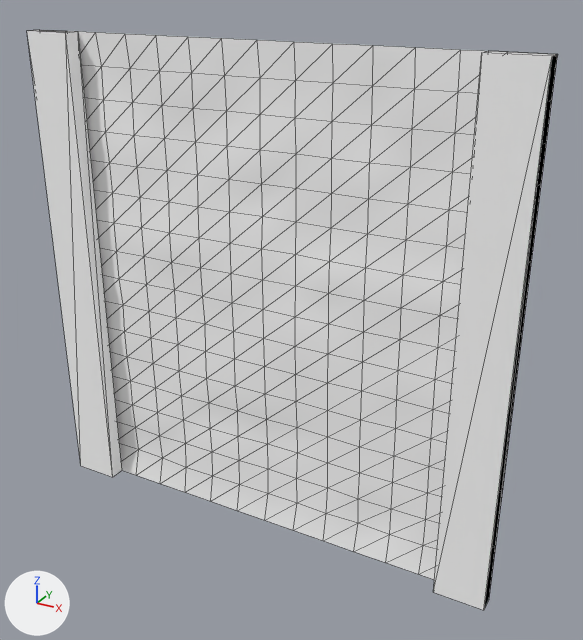
What one commit did to the glTF model assets/models/worn_wall_sandstone_block2_low.gltf.
Both versions are drawn from a 50 mm lens placed at (0.751, -1.244, 1.116), pointed at (0.057, 0.018, 0.485). Every picture has the same lights, and +X, +Y and +Z are marked at lower left. The picture after the commit comes second. Mesh edges are drawn as thin lines. Vertices at exactly the same position are counted once.
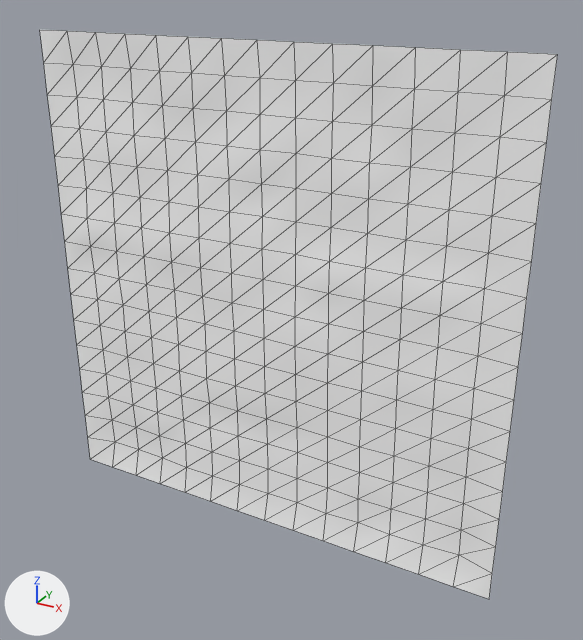
Changed parts and their boxes (x1, y1, x2, y2) in the pictures (583 x 640 px; the box of a moved part takes in the faces that stretch with it):
'Mesh_0', reshaped
    before: (27, 30, 558, 610)
    after: (40, 30, 558, 599)
part 1 of me_mesh_0, deleted
    before: (27, 30, 122, 477)
part 2 of me_mesh_0, deleted
    before: (433, 51, 558, 610)
part 3 of me_mesh_0, moved or reshaped
    both: (234, 309, 295, 366)

Edits to the bpy script that builds the scene:
```text
Change me_mesh_0:
    used by ob_mesh_0; location = (0.0, 0.0, 0.0)
    verts and faces of me_mesh_0; kept vertices keep their numbers, new ones are numbered from 267
    before: 0 (-0.5, 0.0, 0.0), 240 (-0.5, 0.0, 1.0) at pixel (39, 29), 255 (-0.5, -0.034, 0.0) at pixel (80, 465), 256 (-0.4, -0.034, 0.0) at pixel (112, 477), 257 (-0.4, -0.034, 1.0) at pixel (65, 32)
    before: 258 (-0.5, -0.034, 1.0) at pixel (26, 30), 259 (-0.4, 0.0, 0.0) at pixel (122, 470), 260 (-0.4, 0.0, 1.0) at pixel (78, 31)
    before: 14 (0.5, 0.0, 0.0) at pixel (489, 599), 254 (0.5, 0.0, 1.0) at pixel (557, 54), 261 (0.4, -0.034, 0.0) at pixel (433, 592), 262 (0.5, -0.034, 0.0) at pixel (483, 610), 263 (0.5, -0.034, 1.0) at pixel (552, 56)
    before: 264 (0.4, -0.034, 1.0) at pixel (481, 52), 265 (0.4, 0.0, 0.0), 266 (0.4, 0.0, 1.0) at pixel (488, 50)
    before: 112 (0.0, 0.007, 0.438) at pixel (263, 338)
    remove me_mesh_0.from_pydata(...)  # 267 vertices, 464 faces; spans x -0.5..0.5, y -0.034..0.021, z 0.0..1.0
    add me_mesh_0.from_pydata(...)  # 255 vertices, 448 faces; spans x -0.5..0.5, y 0.0..0.022, z 0.0..1.0
    me_mesh_0 part 1
    add delete_vertices([*range(255, 261)])  # with the faces that use them
    me_mesh_0 part 2
    add delete_vertices([*range(261, 267)])  # with the faces that use them
    me_mesh_0 part 3
    add verts[112] = (0.0, 0.008, 0.438)  # moved, pixel (264, 338)
```
